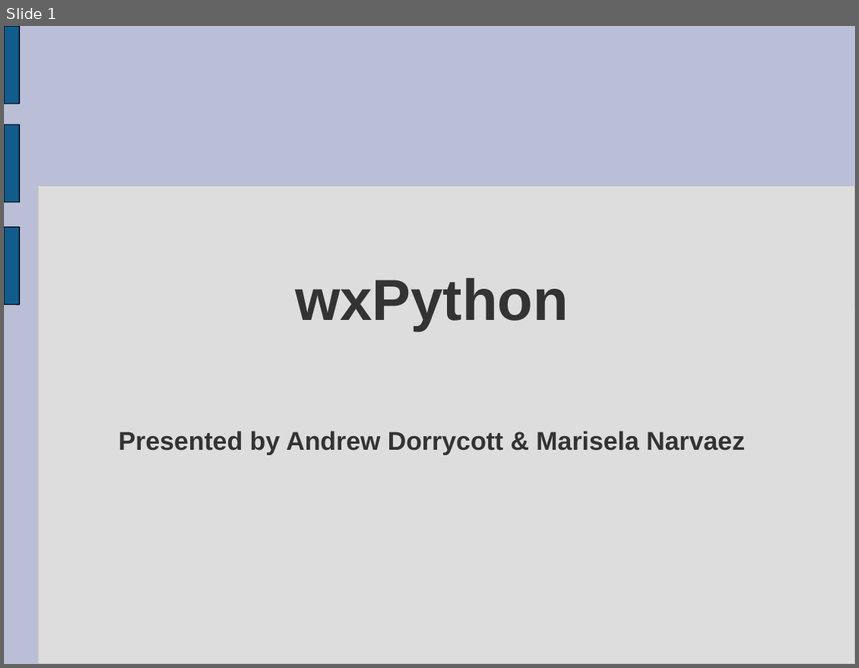
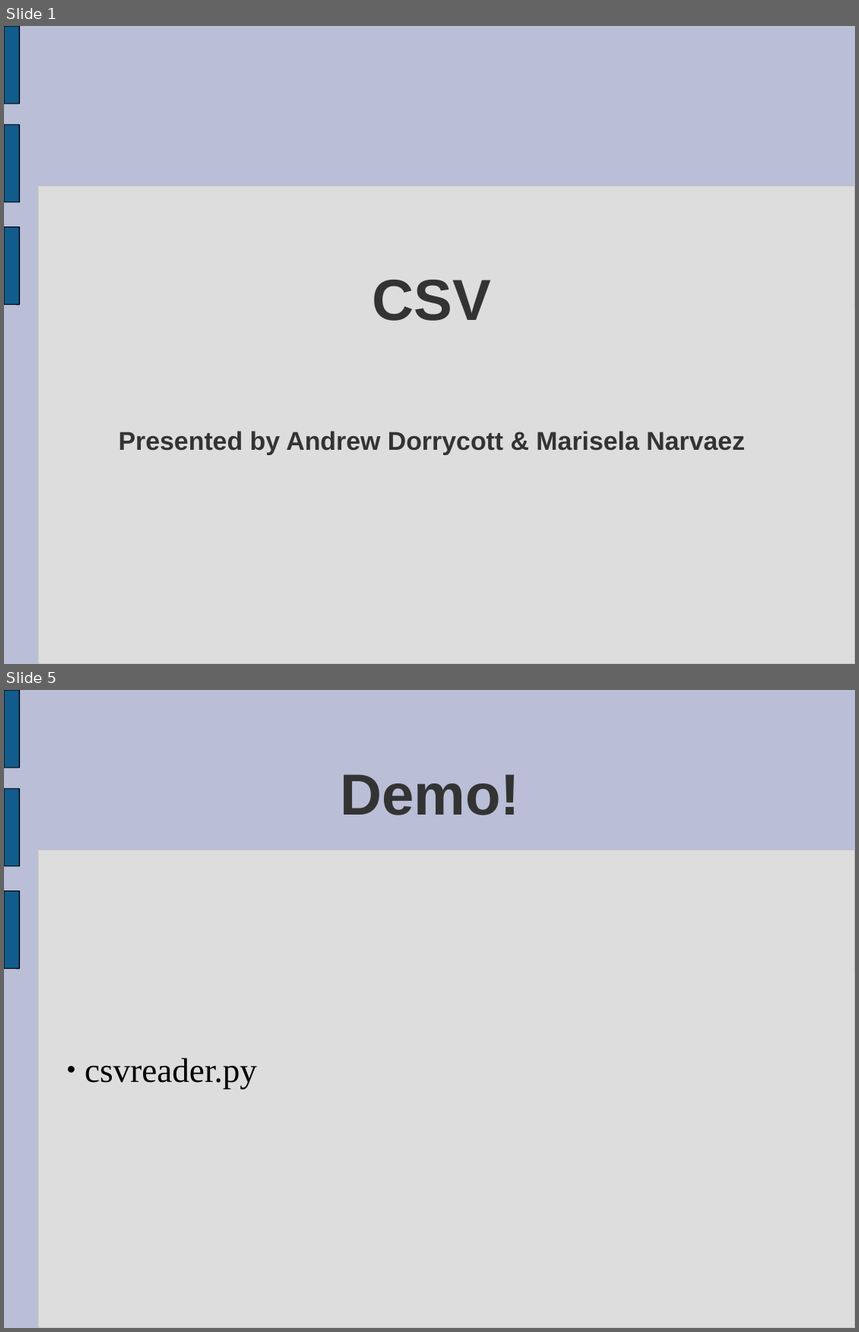
Before and after one commit to tdyhacker/pythonexploration, a slide deck: kusinwolf/CSV/CSV.ppt. Shown one above the other, each under a label of ours: slide 1 before the commit, slides 1 and 5 after it; the slides between them are not shown. The pictures are 859x668 and 859x1332 pixels, drawn with LibreOffice and Linux fonts; fonts in the diff are those of the drawing. Boxes give left, top, right and bottom in pixels: in the first picture for what was removed or moved away, otherwise in the second. Text is boxed around its words. In the diff, an @@ line names an element or a change of style, - is before the commit and + after.

```diff
--- a/kusinwolf/CSV/CSV.ppt
+++ b/kusinwolf/CSV/CSV.ppt
@@ slide 5 added at (4,690,855,1328), background #BABED6; not listed: 4 template elements that a slide beside it also shows @@
@@ title added at (340,774,520,815), 54 pt, text #333333, bold @@
+Demo!
@@ subtitle added at (85,1058,257,1089), 32 pt, text #000000 @@
+● csvreader.py
@@ slide 1 changed as well @@
@@ text at (373,280,492,321): text changed @@
-wxPython
+CSV
```
Also in this commit, not shown: 3 other slides added, 4 slides removed, 1 other file.
